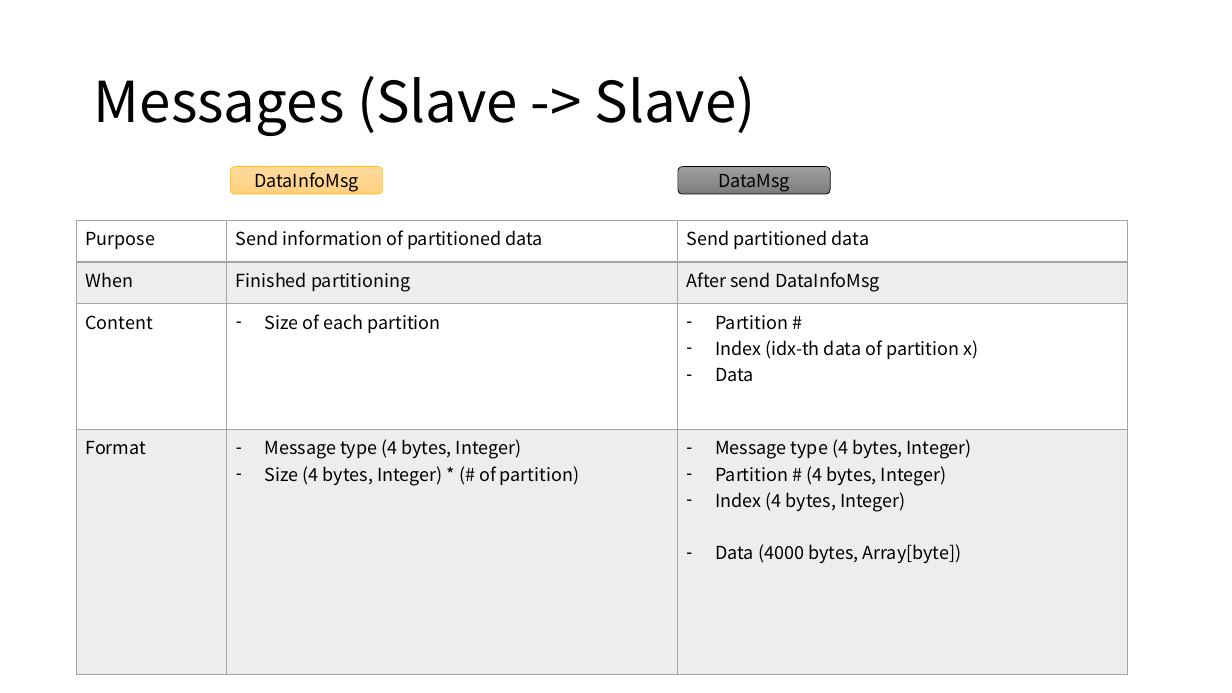
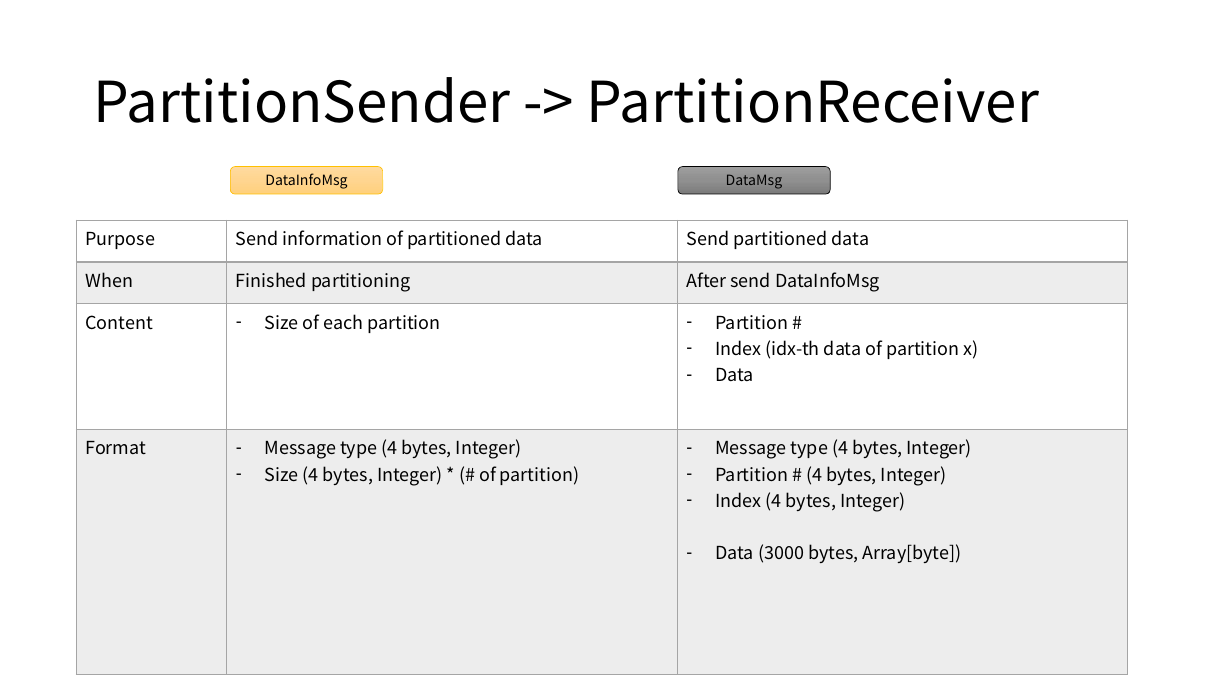
Before and after one commit to Eyebrowmoon/CS490, a slide deck: slide 11 of project.pptx (slide 6 before the commit). Drawn at 1232x693 pixels with LibreOffice and Linux fonts; fonts in the diff are those of the drawing. Boxes give left, top, right and bottom in pixels: in the first picture for what was removed or moved away, otherwise in the second. Text is boxed around its words. In the diff, an @@ line names an element or a change of style, - is before the commit and + after.

```diff
--- a/project.pptx
+++ b/project.pptx
@@ title at bbox=[94, 77, 1039, 123]: text changed @@
-Messages (Slave -> Slave)
+PartitionSender -> PartitionReceiver
@@ rounded rectangle "DataInfoMsg" at bbox=[230, 166, 383, 194]: size 14 to 11 pt @@
@@ rounded rectangle "DataMsg" at bbox=[678, 166, 831, 194]: size 14 to 11 pt @@
@@ table at bbox=[76, 220, 1128, 675] @@
-row 4, column 3: Message type (4 bytes, Integer) / Partition # (4 bytes, Integer) / Index (4 bytes, Integer) / Data (4000 bytes, Array[byte])
+row 4, column 3: Message type (4 bytes, Integer) / Partition # (4 bytes, Integer) / Index (4 bytes, Integer) / Data (3000 bytes, Array[byte])
```
Also in this commit, not shown: 12 other slides changed, 5 slides added, 5 slides removed.
